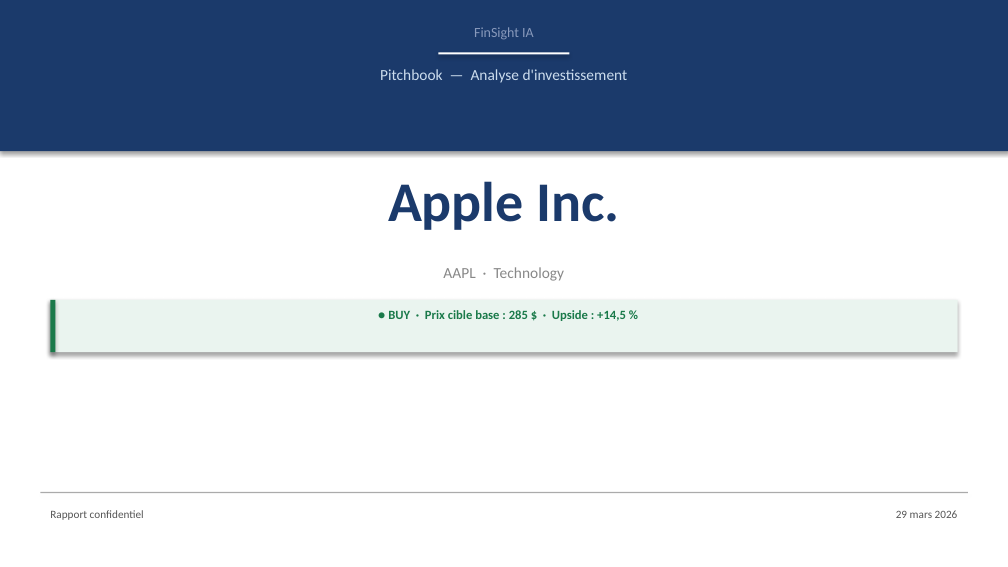
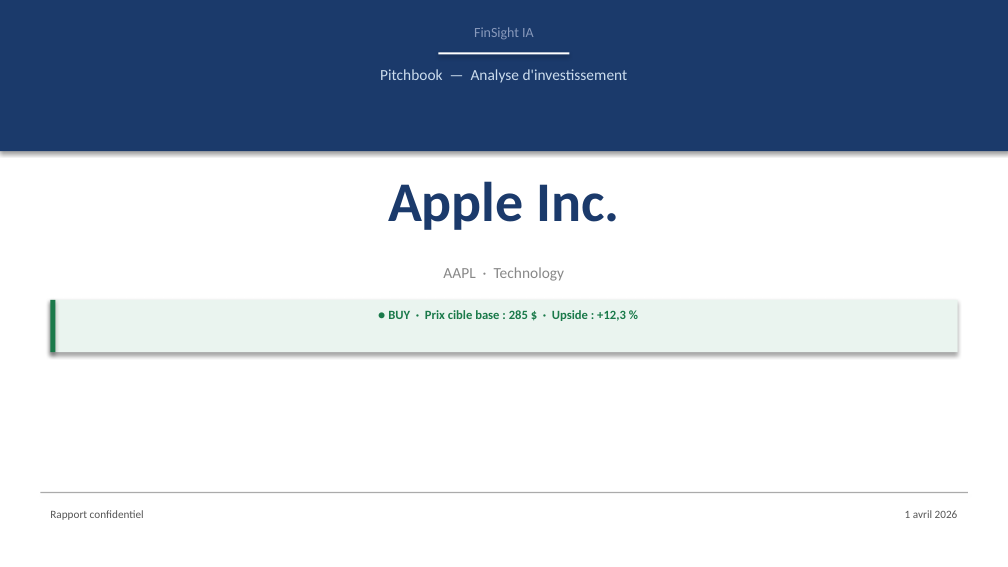
Before and after one commit to baptistejeh07-art/finsight-ia, a slide deck: slide 1 of preview/AAPL/AAPL_pitchbook.pptx. Drawn at 1008x567 pixels with LibreOffice and Linux fonts; fonts in the diff are those of the drawing. Boxes give left, top, right and bottom in pixels: in the first picture for what was removed or moved away, otherwise in the second. Text is boxed around its words. In the diff, an @@ line names an element or a change of style, - is before the commit and + after.

```diff
--- a/preview/AAPL/AAPL_pitchbook.pptx
+++ b/preview/AAPL/AAPL_pitchbook.pptx
@@ text at <box>388,310,626,321</box>: text changed @@
-● BUY · Prix cible base : 285 $ · Upside : +14,5 %
+● BUY · Prix cible base : 285 $ · Upside : +12,3 %
@@ text at <box>905,510,958,518</box>: text changed @@
-29 mars 2026
+1 avril 2026
```
Also in this commit, not shown: 14 other slides changed, 4 other files.
